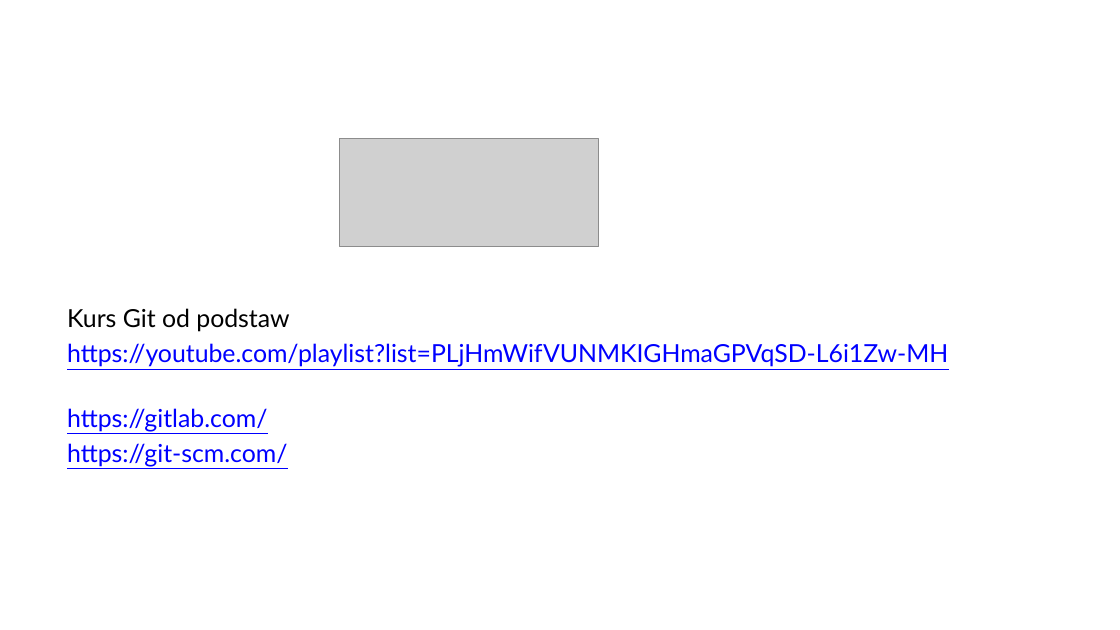
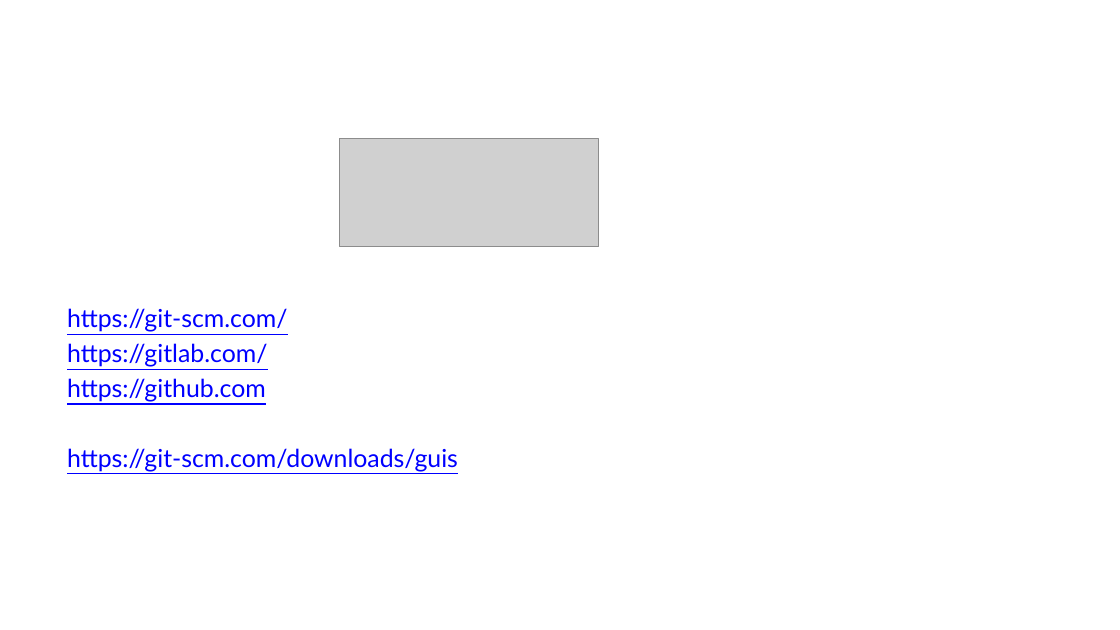
Before and after one commit to arturkwiek/gitlab-tutorial, a slide deck: slide 2 of 00. Git - tutorial - Zasoby sieciowe (sznurki).pptx. Drawn at 1120x630 pixels with LibreOffice and Linux fonts; fonts in the diff are those of the drawing; grey boxes stand for pictures; background and template pictures are left out. Boxes give left, top, right and bottom in pixels: in the first picture for what was removed or moved away, otherwise in the second. Text is boxed around its words. In the diff, an @@ line names an element or a change of style, - is before the commit and + after.

```diff
--- a/00. Git - tutorial - Zasoby sieciowe (sznurki).pptx
+++ b/00. Git - tutorial - Zasoby sieciowe (sznurki).pptx
@@ text at (67,308,287,332): text changed @@
-Kurs Git od podstaw
-https://youtube.com/playlist?list=PLjHmWifVUNMKIGHmaGPVqSD-L6i1Zw-MH
+https://git-scm.com/
@@ text at (67,378,458,472): text changed @@
-https://git-scm.com/
+https://github.com
+https://git-scm.com/downloads/guis
```
Also in this commit, not shown: 2 slides added.
